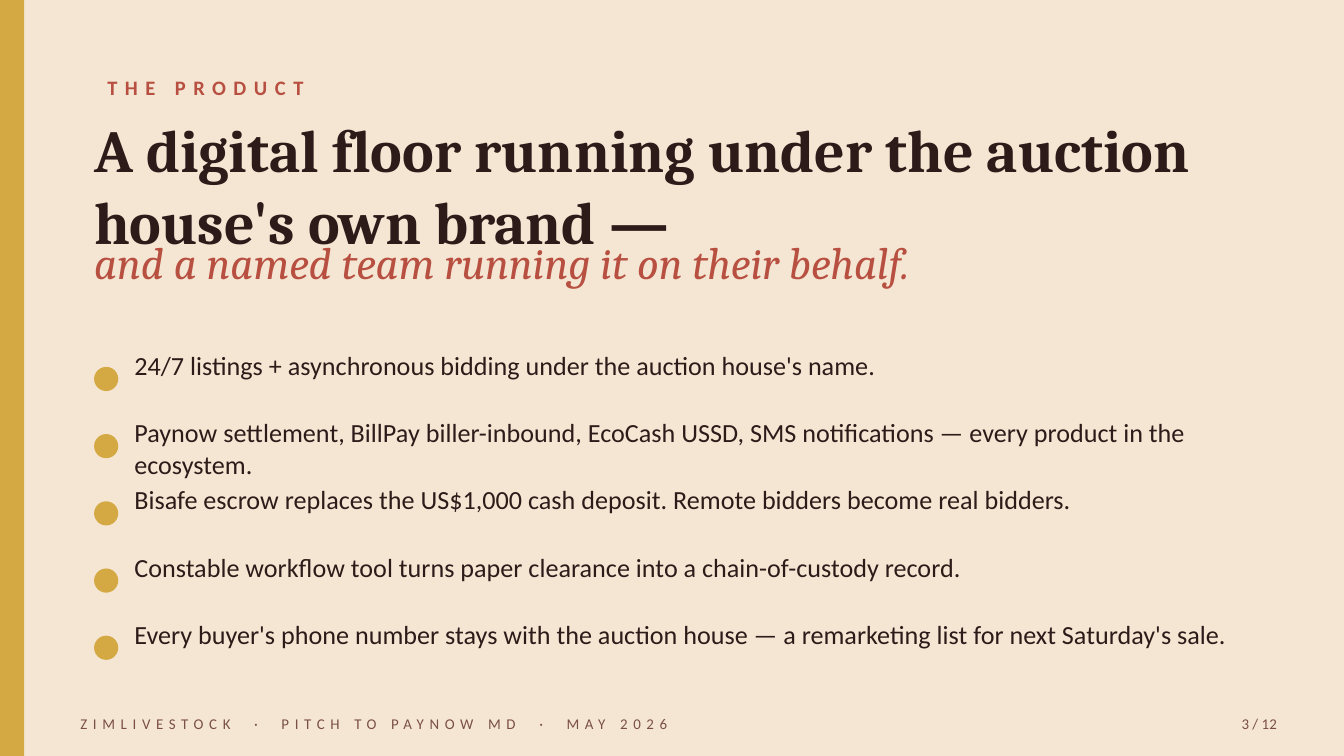
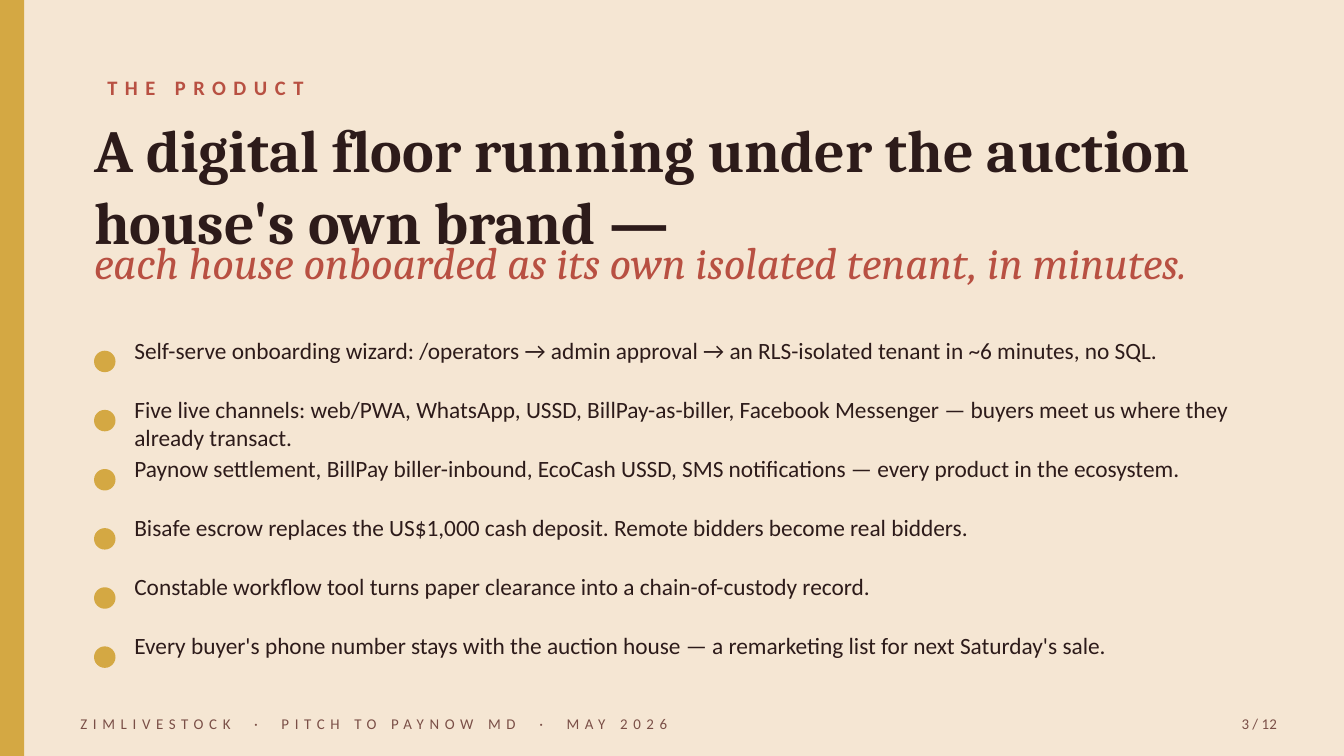
Before and after one commit to muudzo/livestockl, a slide deck: slide 3 of deliverables/business/zimlivestock-md-pitch.pptx. Drawn at 1344x756 pixels with LibreOffice and Linux fonts; fonts in the diff are those of the drawing. Boxes give left, top, right and bottom in pixels: in the first picture for what was removed or moved away, otherwise in the second. Text is boxed around its words. In the diff, an @@ line names an element or a change of style, - is before the commit and + after.

```diff
--- a/deliverables/business/zimlivestock-md-pitch.pptx
+++ b/deliverables/business/zimlivestock-md-pitch.pptx
@@ text at box(94, 238, 1187, 285): text changed @@
-and a named team running it on their behalf.
+each house onboarded as its own isolated tenant, in minutes.
@@ ellipse: place and size @@
-ellipse at box(94, 367, 118, 391)
+ellipse at box(94, 351, 116, 372)
@@ text removed at box(134, 357, 875, 380) @@
-24/7 listings + asynchronous bidding under the auction house's name.
@@ text added at box(134, 342, 1157, 363), 12.5 pt, text #2D1B1A @@
+Self-serve onboarding wizard: /operators → admin approval → an RLS-isolated tenant in ~6 minutes, no SQL.
@@ ellipse: place and size @@
-ellipse at box(94, 434, 118, 458)
+ellipse at box(94, 410, 116, 431)
@@ text added at box(134, 401, 1228, 450), 12.5 pt, text #2D1B1A @@
+Five live channels: web/PWA, WhatsApp, USSD, BillPay-as-biller, Facebook Messenger — buyers meet us where they already transact.
@@ ellipse added at box(94, 469, 116, 491), fill #D4A843 @@
@@ size 14 to 12.5 pt in 4 elements at box(134, 637, 1106, 658), box(134, 578, 869, 599), box(134, 519, 967, 540), box(134, 460, 1179, 481) @@
@@ text "Paynow settlement, BillPay biller-inbound, EcoCash ...": place and size @@
-text "Paynow settlement, BillPay biller-inbound, EcoCash ..." at box(134, 424, 1184, 479)
+text "Paynow settlement, BillPay biller-inbound, EcoCash ..." at box(134, 460, 1179, 481)
@@ ellipse: place and size @@
-ellipse at box(94, 501, 118, 526)
+ellipse at box(94, 528, 116, 550)
@@ text "Bisafe escrow replaces the US$1,000 ...": place and size @@
-text "Bisafe escrow replaces the US$1,000 ..." at box(134, 491, 1071, 514)
+text "Bisafe escrow replaces the US$1,000 ..." at box(134, 519, 967, 540)
@@ ellipse: place and size @@
-ellipse at box(94, 569, 118, 593)
+ellipse at box(94, 587, 116, 609)
@@ text "Constable workflow tool turns paper ...": place and size @@
-text "Constable workflow tool turns paper ..." at box(134, 559, 961, 582)
+text "Constable workflow tool turns paper ..." at box(134, 578, 869, 599)
@@ ellipse: place and size @@
-ellipse at box(94, 636, 118, 660)
+ellipse at box(94, 646, 116, 668)
@@ text "Every buyer's phone number stays ...": place and size @@
-text "Every buyer's phone number stays ..." at box(134, 626, 1225, 649)
+text "Every buyer's phone number stays ..." at box(134, 637, 1106, 658)
```
Also in this commit, not shown: 8 other slides changed, 1 slide added, 1 slide removed, 10 other files.
